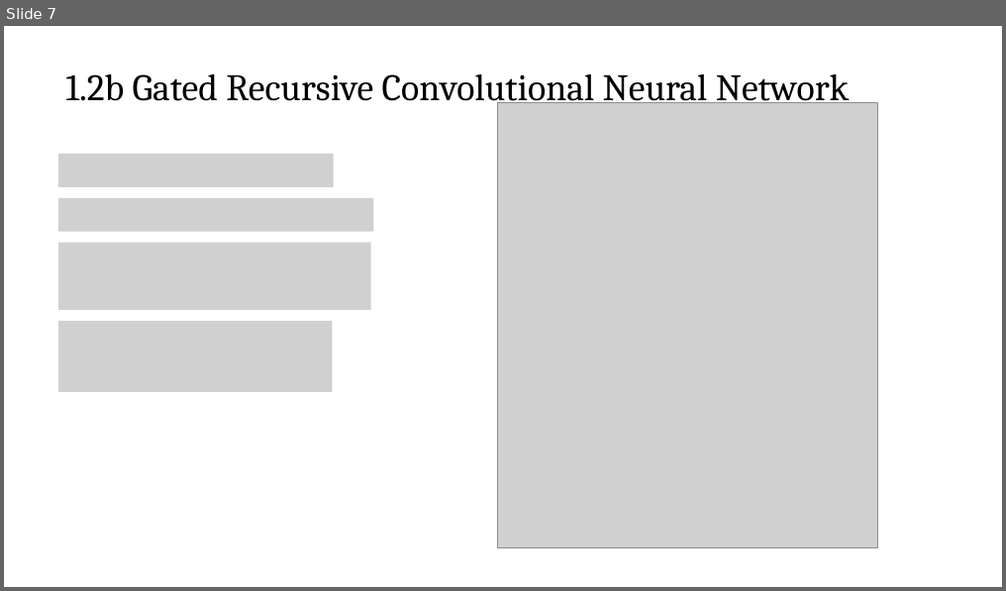
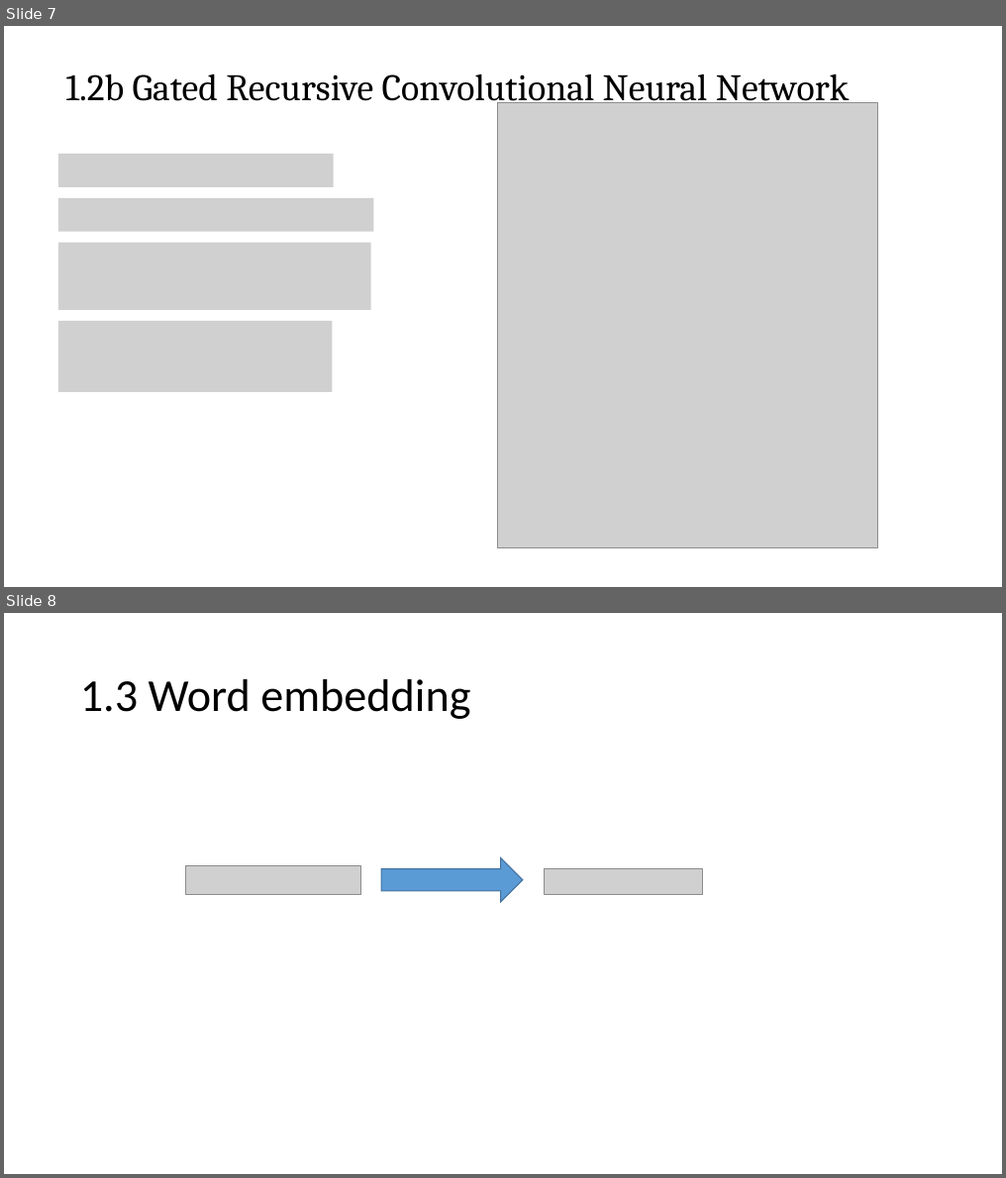
Before and after one commit to nguyenduyhanlam/PTXS-GTNN, a slide deck: encoder_decoder.pptx. Shown one above the other, each under a label of ours: slide 7 before the commit, slides 7 and 8 after it. The pictures are 1006x591 and 1006x1178 pixels, drawn with LibreOffice and Linux fonts; fonts in the diff are those of the drawing; grey boxes stand for pictures. Boxes give left, top, right and bottom in pixels: in the first picture for what was removed or moved away, otherwise in the second. Text is boxed around its words. In the diff, an @@ line names an element or a change of style, - is before the commit and + after.

```diff
--- a/encoder_decoder.pptx
+++ b/encoder_decoder.pptx
@@ slide 8 added at (4,613,1002,1174), background #FFFFFF @@
@@ title added at (80,679,470,719), 44 pt, text #000000 @@
+1.3 Word embedding
@@ picture added at (186,866,360,894) @@
@@ right arrow added at (381,858,523,902), fill #5B9BD5, outline #43739E 1 pt @@
@@ picture added at (544,869,702,894) @@
```
Also in this commit, not shown: 1 slide changed, 5 other slides added, 1 slide removed, 3 other files.
